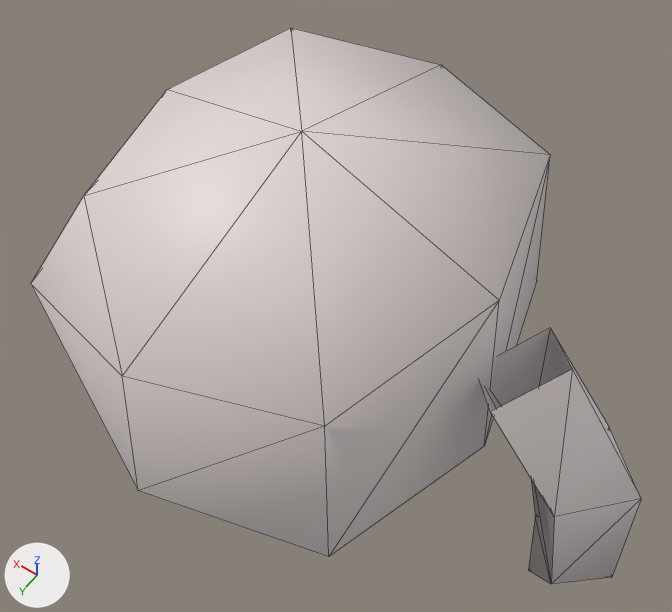
An edit to the glTF model public/assets/models/acc.hair-ponytail.lod1.glb, drawn before and after from the same camera.
Rendered twice from a camera (50 mm lens) standing at (-0.359, 0.43, 0.876) and looking at (-0.048, -0.006, 0.191). The axes (+X, +Y, +Z) are drawn at lower left. The lights are the same throughout. The older version comes first. Mesh edges are drawn as thin lines. Where no turn or scale is listed for an object, it has been applied to the vertices.
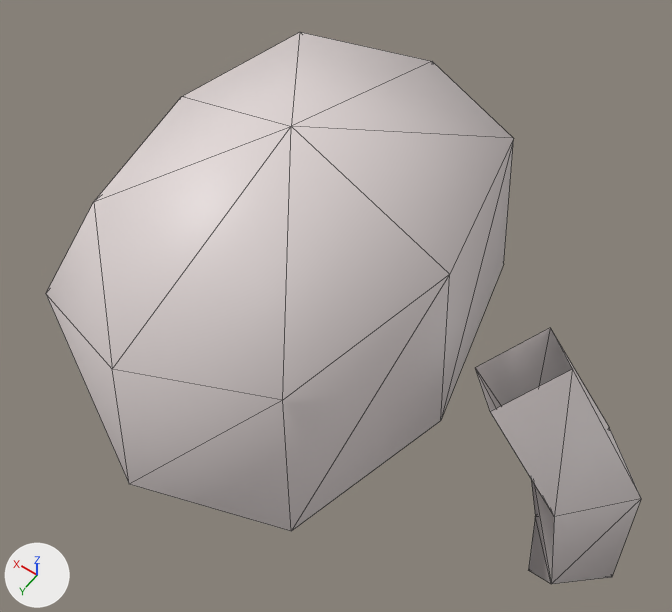
Where the newer file only moved an object's origin or applied its transform, the numbers keep the older frame.

The change in detail:
me_mesh_0 is used by ob_mesh_0; location (-0.098, 0.0, 0.164).
me_mesh_0 had 30 vertices, 44 faces and spanned x -0.275..0.275, y -0.236..0.236, z -0.229..0.229.
me_mesh_0 now has 30 vertices, 44 faces and spans x -0.275..0.249, y -0.236..0.236, z -0.23..0.23.
me_mesh_0 part 1: the loose piece of 17 vertices spanning x -0.123..0.275, y -0.236..0.236, z -0.05..0.229 is scaled about its middle by (0.816, 1, 1), then moved by (0.01, 0.0, 0.0).

Where the change shows, as pixel boxes (x1, y1, x2, y2) in the pictures (672 x 612 px; the box of a moved part takes in the faces that stretch with it):
'Mesh_0', reshaped: before (31, 28, 641, 584); after (46, 32, 641, 584)
part 1 of me_mesh_0, moved or reshaped: before (31, 28, 550, 557); after (46, 32, 514, 531)
